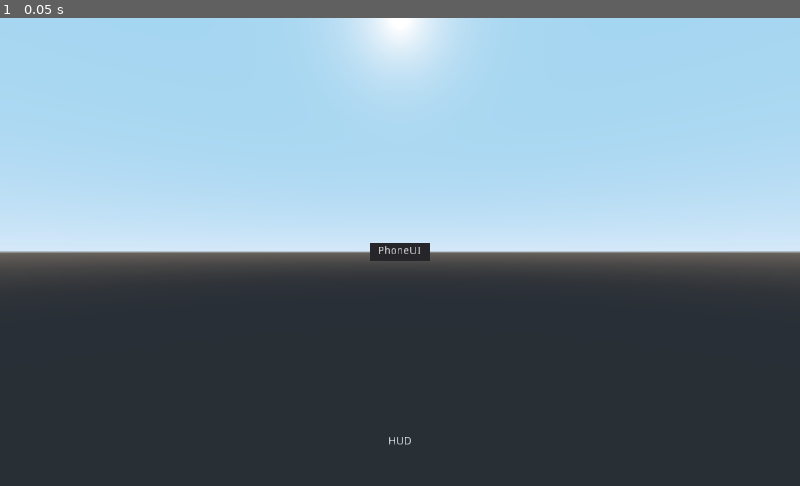
Above: before the commit, frame 1.
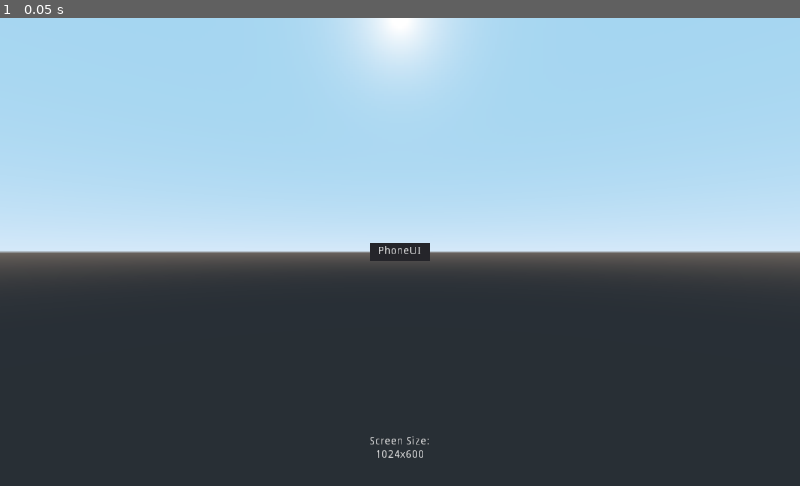
Above: after the commit, the same moment.

Repository: AnmAtAnm/uiplayground-for-godot
Game: Godot game, scene res://Main.tscn
Two runs of this game, one before a commit and one after it. Both use one fixed random seed, a clock stepped at 60 frames per second and the inputs below.
Inputs:
- Up to frame 1 (0.05 s): no input

The runs differ from the first frame. In frame 1, 0.1% of the frame differs, in the area x 46-54%, y 89-95%.

Commit message:
Display screen size in HUD

Diff:
--- /dev/null
+++ b/HUD.gd
@@ -0,0 +1,13 @@
+extends Control
+
+
+onready var _viewport = get_viewport()
+
+# Called when the node enters the scene tree for the first time.
+func _ready():
+	_viewport.connect("size_changed", self, "_onViewportSizeChanged")
+	_onViewportSizeChanged()
+
+func _onViewportSizeChanged():
+	var screenSize = get_node("LabelScreenSize") as Label
+	screenSize.text = "Screen Size:\n" + str(_viewport.size.x) + "x" + str(_viewport.size.y)
--- a/HUD.tscn
+++ b/HUD.tscn
@@ -1,19 +1,22 @@
-[gd_scene format=2]
+[gd_scene load_steps=2 format=2]
 
-[node name="Control" type="Control"]
+[ext_resource path="res://HUD.gd" type="Script" id=1]
+
+[node name="HUD" type="Control"]
 anchor_right = 1.0
 anchor_bottom = 1.0
+script = ExtResource( 1 )
 __meta__ = {
 "_edit_use_anchors_": false
 }
 
-[node name="Label" type="Label" parent="."]
+[node name="LabelScreenSize" type="Label" parent="."]
 anchor_left = 0.5
 anchor_top = 1.0
 anchor_right = 0.5
 anchor_bottom = 1.0
-margin_left = -20.0
+margin_left = -128.0
 margin_top = -64.0
-margin_right = 20.0
+margin_right = 128.0
 text = "HUD"
 align = 1
